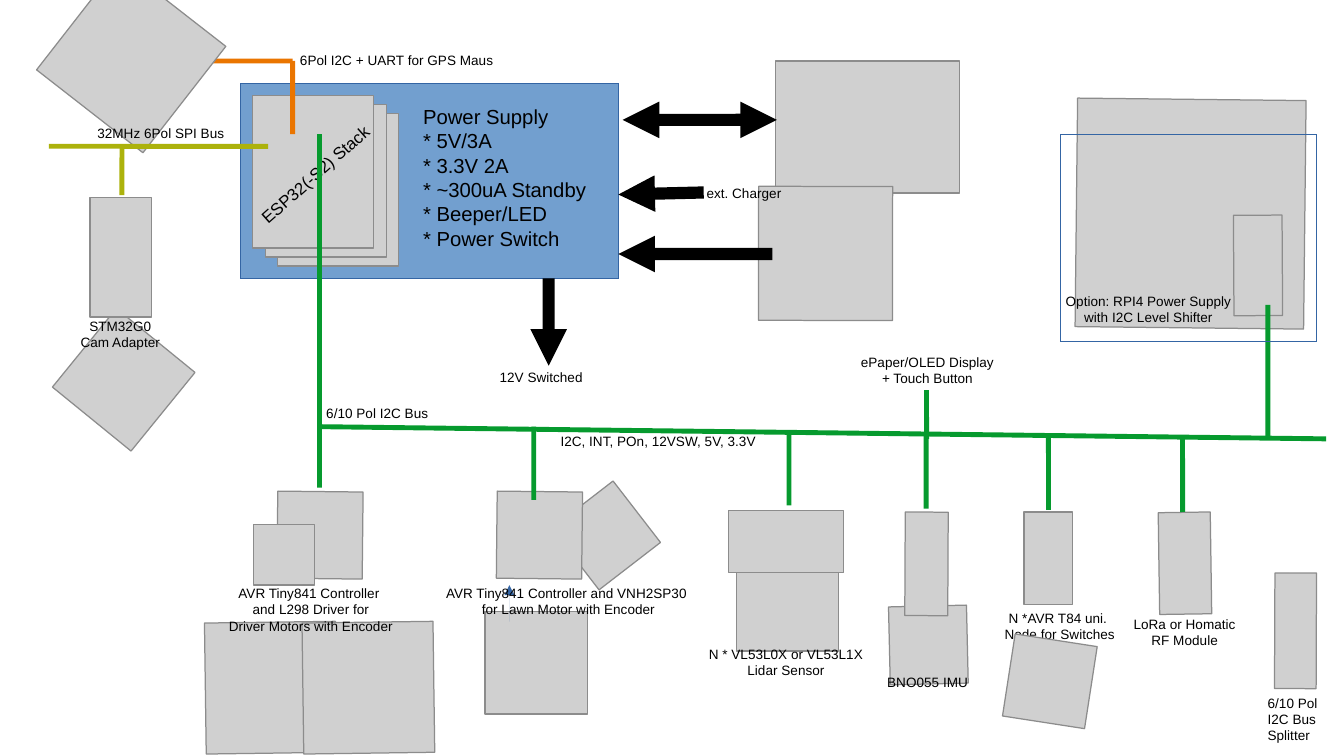
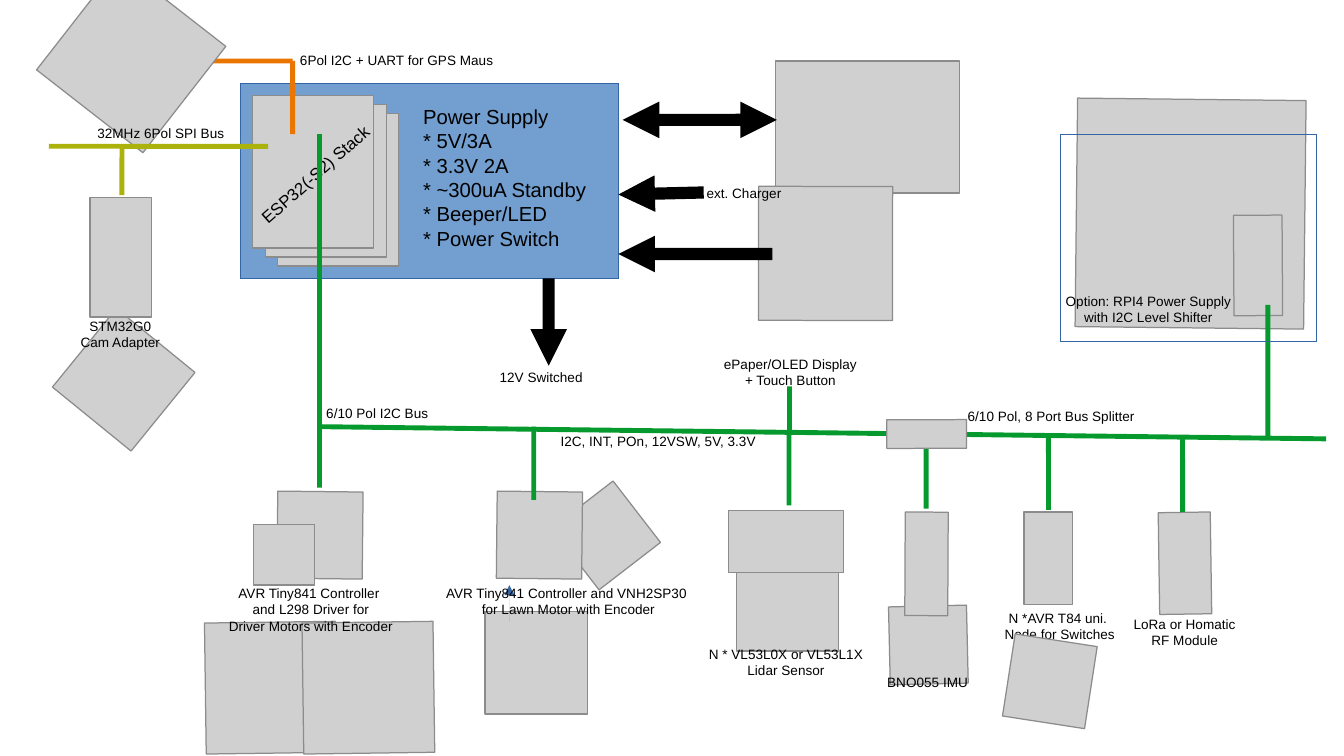
Before and after one commit to MS71/ROS2Mower, a slide deck: slide 1 of images/architecture_01.odp. Drawn at 1344x756 pixels with LibreOffice and Linux fonts; fonts in the diff are those of the drawing; grey boxes stand for pictures. Boxes give left, top, right and bottom in pixels: in the first picture for what was removed or moved away, otherwise in the second. Text is boxed around its words. In the diff, an @@ line names an element or a change of style, - is before the commit and + after.

```diff
--- a/images/architecture_01.odp
+++ b/images/architecture_01.odp
@@ text "ePaper/OLED Display" moved from (x1=861, y1=357, x2=993, y2=383) to (x1=724, y1=359, x2=856, y2=388) @@
@@ line moved from (927, 390) - (927, 439) to (790, 387) - (790, 435) @@
@@ picture at (x1=887, y1=419, x2=966, y2=449): rotation 270 to 179 degrees @@
@@ text at (x1=968, y1=411, x2=1134, y2=424): text changed @@
-6/10 Pol
-I2C Bus
-Splitter
+6/10 Pol, 8 Port Bus Splitter
```
Also in this commit, not shown: 1 other file.
